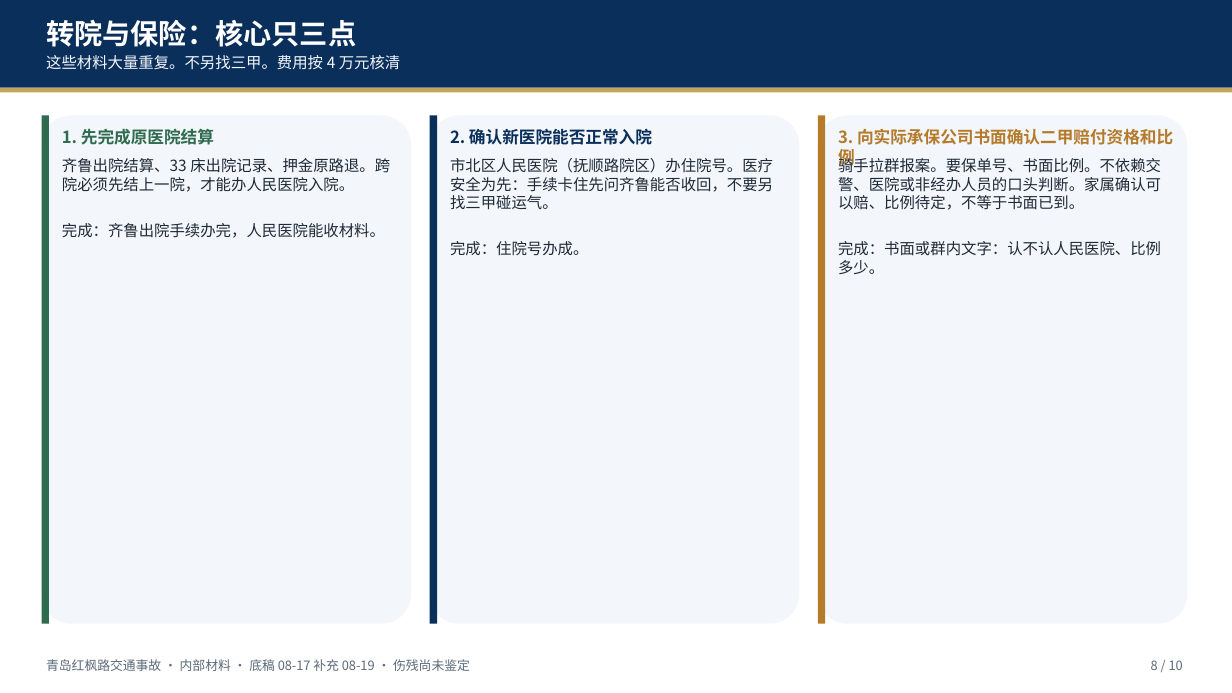
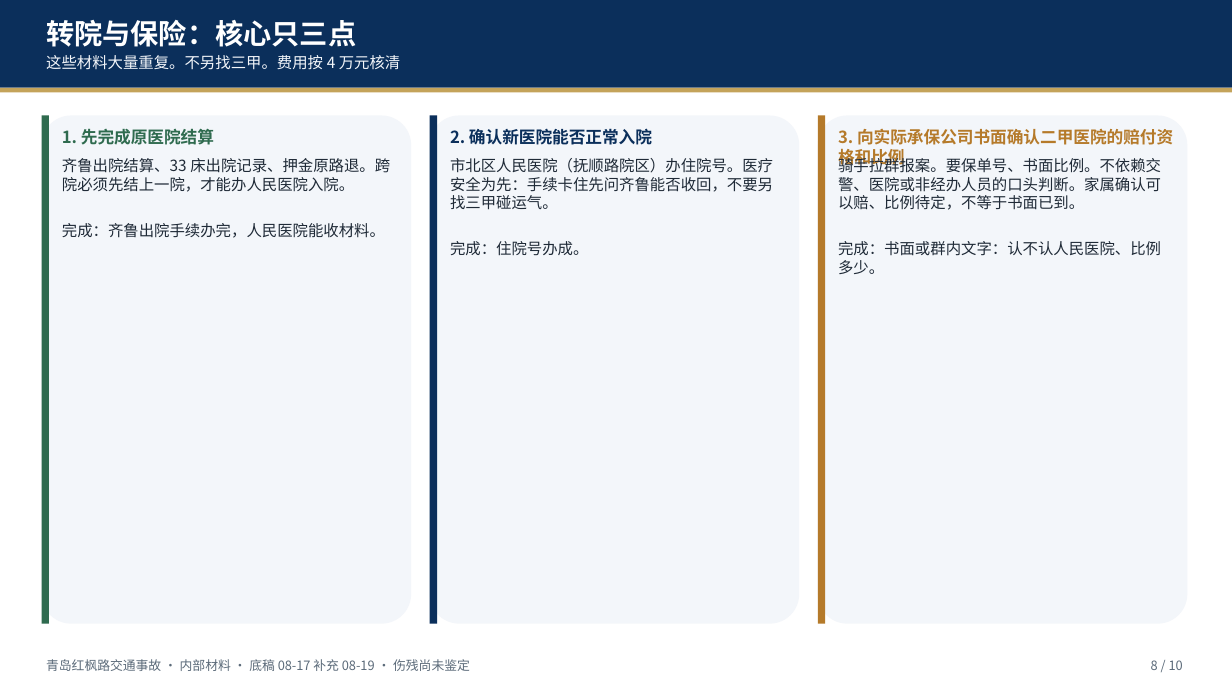
Before and after one commit to hujigang2010-maker/AIDEN, a slide deck: slide 8 of deliverables/青岛红枫路交通事故_伤情与伤残简报_20260817.pptx. Drawn at 1232x693 pixels with LibreOffice and Linux fonts; fonts in the diff are those of the drawing. Boxes give left, top, right and bottom in pixels: in the first picture for what was removed or moved away, otherwise in the second. Text is boxed around its words. In the diff, an @@ line names an element or a change of style, - is before the commit and + after.

```diff
--- a/deliverables/青岛红枫路交通事故_伤情与伤残简报_20260817.pptx
+++ b/deliverables/青岛红枫路交通事故_伤情与伤残简报_20260817.pptx
@@ text at (838, 129, 1173, 168): text changed @@
-3. 向实际承保公司书面确认二甲赔付资格和比例
+3. 向实际承保公司书面确认二甲医院的赔付资格和比例
```
Also in this commit, not shown: 13 other files.
